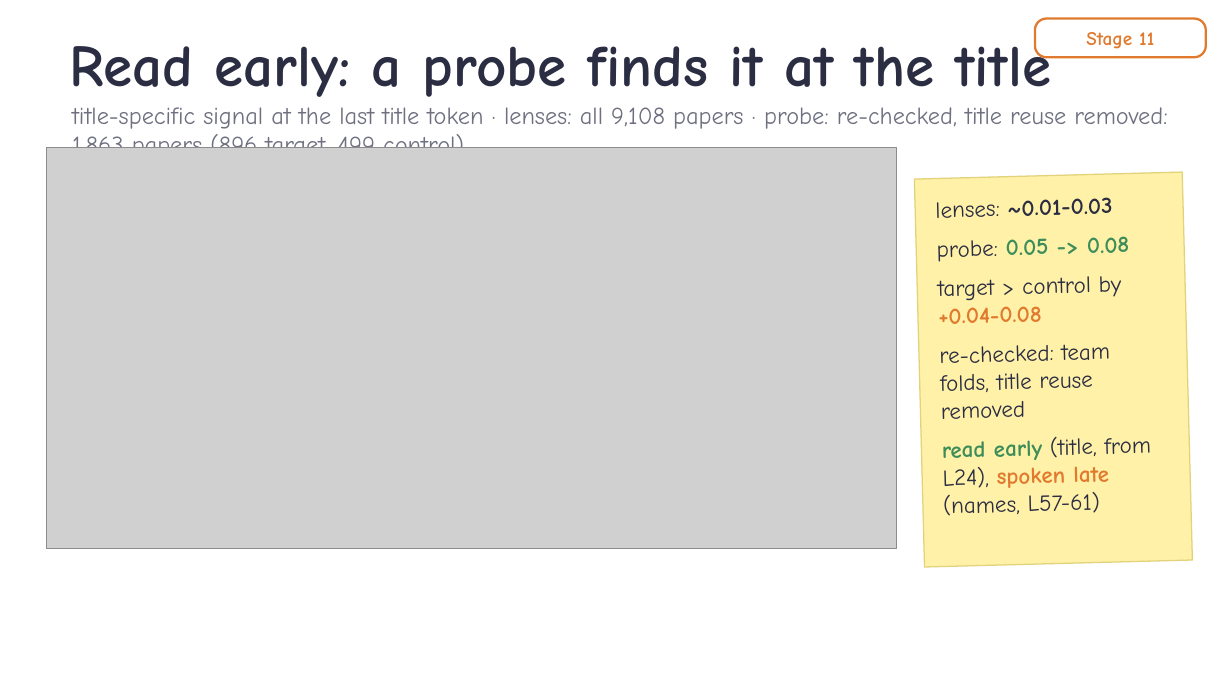
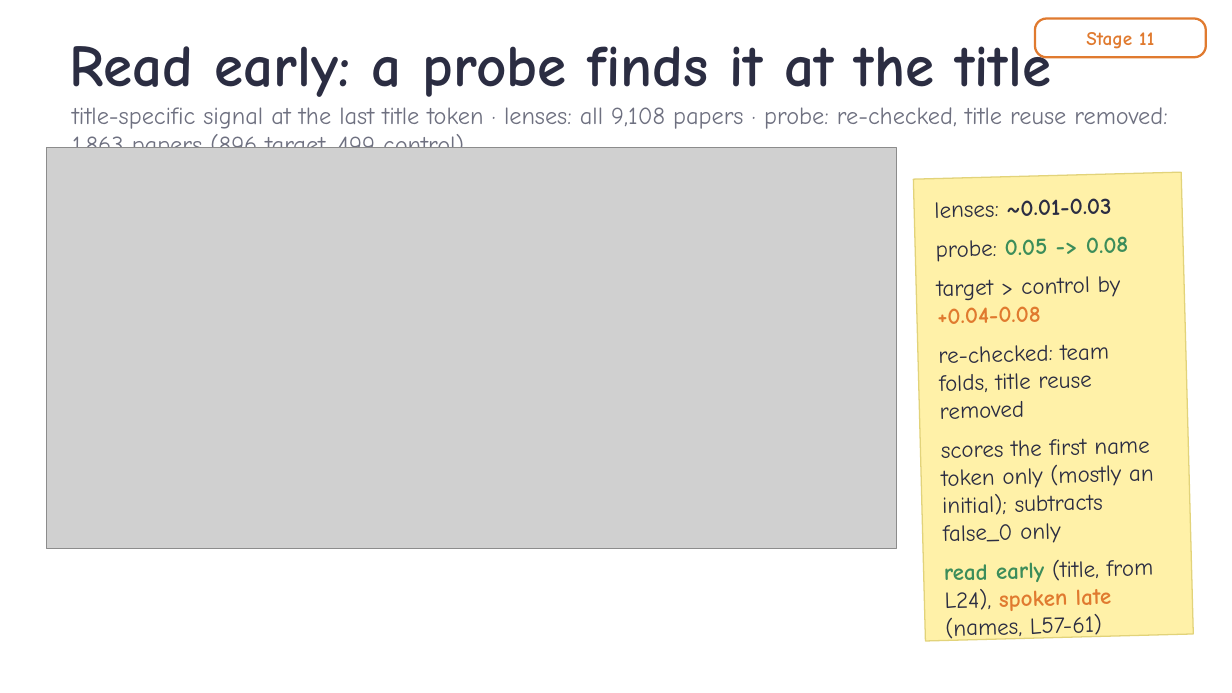
Before and after one commit to ZhiQ1/jlens-authorship-recall, a slide deck: slide 11 of experiment_files/351_stage10/reports/talk/src/Stage10_author_readout_talk.pptx. Drawn at 1232x693 pixels with LibreOffice and Linux fonts; fonts in the diff are those of the drawing; grey boxes stand for pictures; background and template pictures are left out. Boxes give left, top, right and bottom in pixels: in the first picture for what was removed or moved away, otherwise in the second. Text is boxed around its words. In the diff, an @@ line names an element or a change of style, - is before the commit and + after.

Commit message:
Stage 7-8 recompute (Holm, LOPO, intervals), report v20, PPT v13

```diff
--- a/experiment_files/351_stage10/reports/talk/src/Stage10_author_readout_talk.pptx
+++ b/experiment_files/351_stage10/reports/talk/src/Stage10_author_readout_talk.pptx
@@ rectangle "lenses: ~0.01-0.03": place and size @@
-rectangle "lenses: ~0.01-0.03" at (915, 172, 1193, 567)
+rectangle "lenses: ~0.01-0.03" at (914, 172, 1194, 641)
@@ text in rectangle at (941, 438, 1154, 543): paragraph added @@
+scores the first name token only (mostly an initial); subtracts false_0 only
```
Also in this commit, not shown: 41 other files.
